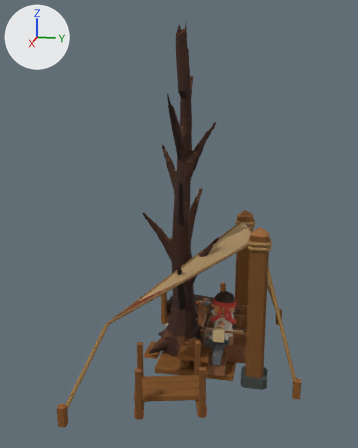
What one commit did to the glTF model crew-meshy-v15/viewer/deckhand-v15.glb.
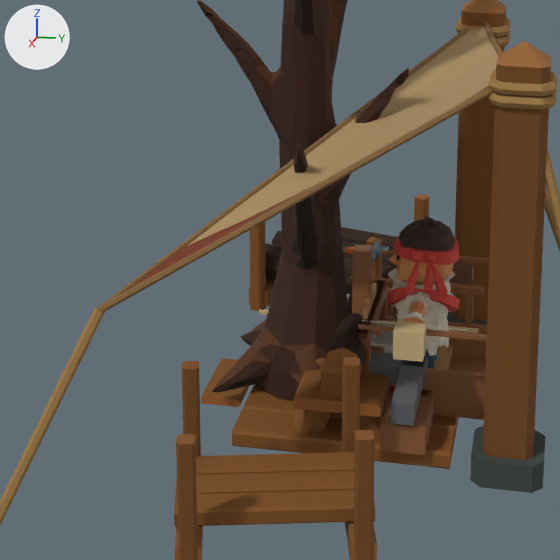
Old and new are each drawn whole from a 50 mm lens placed at (9.11, 0.92, 4.88), pointed at (0.31, -0.84, 2.68) and again close up on the part from 20% to 76% of the width and 47% to 92% of the height. Every picture has the same lights, and +X, +Y and +Z are marked at upper left. The older version's two pictures come first. Where no turn or scale is listed for an object, it has been applied to the vertices.

The older version as bpy lines, for what is in view:
```python
me_mesh = bpy.data.meshes.new('mesh')
me_mesh.from_pydata(...)  # 1727 vertices, 3135 faces; spans x -0.727..0.727, y -0.26..0.26, z 0.0..1.3
me_mesh.materials.append(mat_crew_vertexcolour)
me_mill_workplatform_001 = bpy.data.meshes.new('Mill_WorkPlatform.001')
me_mill_workplatform_001.from_pydata(...)  # 96 vertices, 168 faces; spans x -0.84..0.84, y -1.06..0.8, z 0.0..0.12
# faces by material slot: [96, 72]
me_mill_workplatform_001.materials.append(mat_ss_lumberl1_wood_006)
me_mill_workplatform_001.materials.append(mat_ss_lumberl1_canvas_endgrain_stone_006)
me_prop__row__3 = bpy.data.meshes.new('prop__Row__3')
me_prop__row__3.from_pydata(...)  # a box spanning x 0.355..0.405, y -0.7..0.5, z 0.06..0.34
me_prop__row__3.materials.append(mat_defaultmaterial_056)
ob_deckhand_v15 = bpy.data.objects.new('Deckhand_v15', me_mesh)
ob_deckhand_v15.location = (0.0, 0.0, 0.0)
ob_mill_workplatform = bpy.data.objects.new('Mill_WorkPlatform', me_mill_workplatform_001)
ob_mill_workplatform.location = (0.031, -0.505, -0.122)
ob_prop__row__3 = bpy.data.objects.new('prop__Row__3', me_prop__row__3)
ob_prop__row__3.location = (0.0, 0.0, 0.0)
# also in view: 'prop__GunRam__0' at (0.62, -0.02, 0.1); 'Mill_TriangularCanvas' at (0.33, -0.51, 1.98); 'Mill_InputCradle' at (-1.67, -0.87, 0.29); 'Mill_GroundTies' at (0.33, -0.43, 1.21); 'prop__GunFire__1' at (0.34, -0.28, 0.3)
```
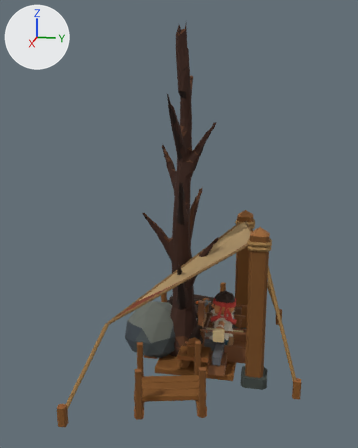
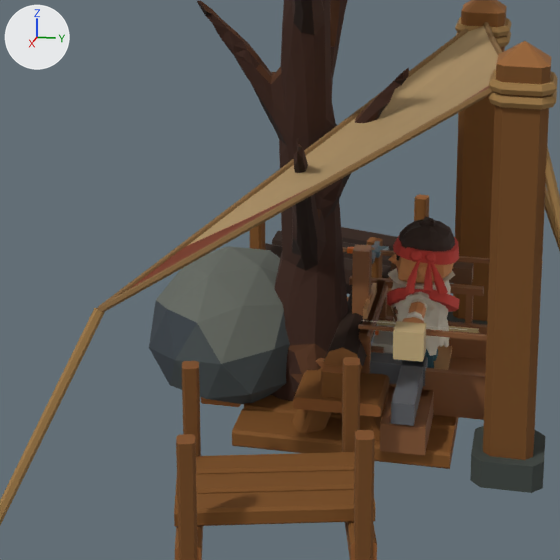
Changed parts and their boxes [x1, y1, x2, y2] in the close-ups (560 x 560 px):
'Stone_Field__Mesh', added: after [149, 246, 290, 404]

What changed in the scene script:
```text
Add mat_stone_shared_vertexcolor:
    mat_stone_shared_vertexcolor = bpy.data.materials.new('Stone_Shared_VertexColor')
    # nodes: BsdfPrincipled, Mix, OutputMaterial, VertexColor
    # colours: white #e7e7e7, mixed with the vertex colours
Add me_stone_field_0_001:
    me_stone_field_0_001.from_pydata(...)  # 41 vertices, 78 faces; spans x -0.82..0.73, y -0.66..0.62, z -0.05..0.85
    me_stone_field_0_001.materials.append(mat_stone_shared_vertexcolor)
Add ob_stone_field__mesh:
    ob_stone_field__mesh = bpy.data.objects.new('Stone_Field__Mesh', me_stone_field_0_001)
    ob_stone_field__mesh.location = (0.0, -1.38, 0.0)
```
